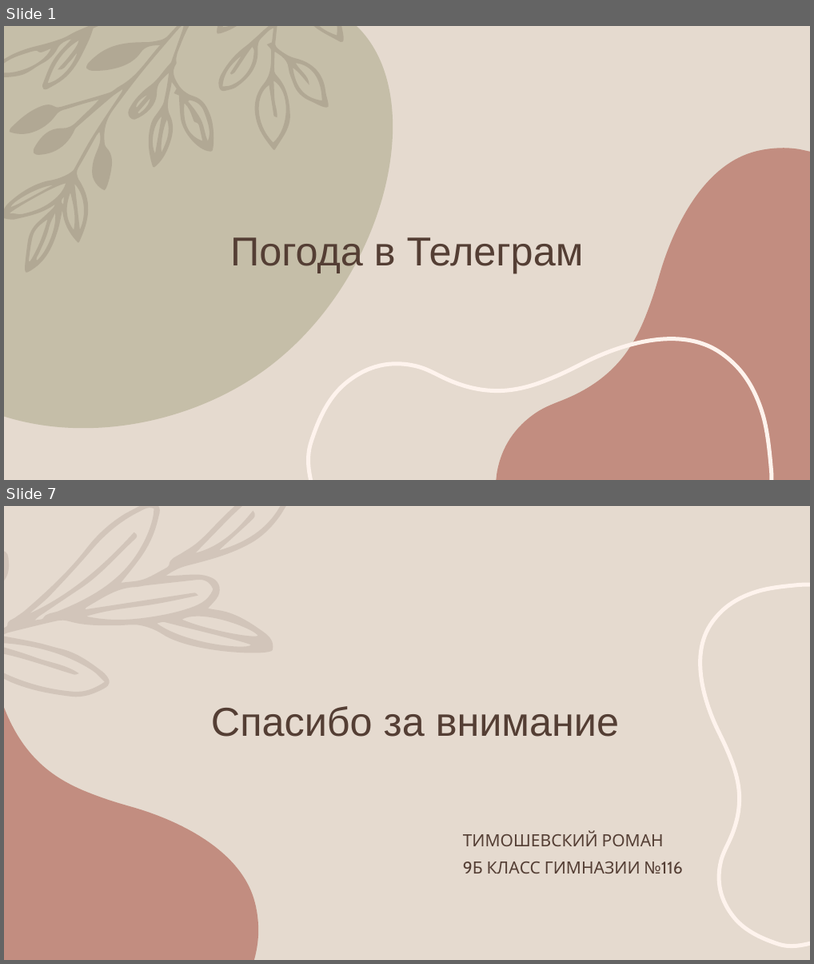
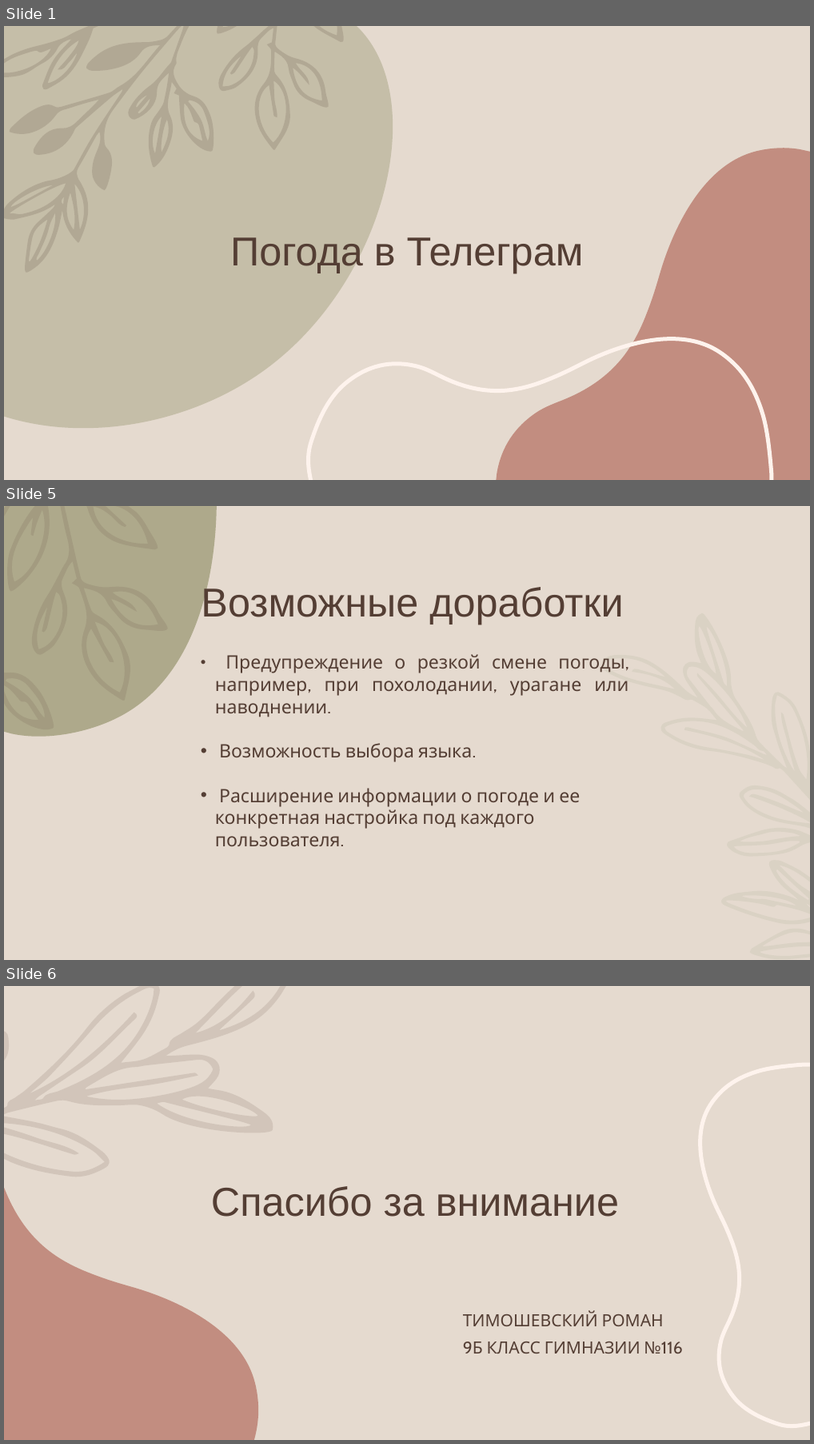
Before and after one commit to Romob1o/WeatherBot, a slide deck: documents/WeatherBot.pptx. Shown one above the other, each under a label of ours: slides 1 and 7 before the commit, slides 1, 5 and 6 after it; the slides between them are not shown. The pictures are 814x964 and 814x1444 pixels, drawn with LibreOffice and Linux fonts; fonts in the diff are those of the drawing; background and template pictures are left out. Boxes give left, top, right and bottom in pixels: in the first picture for what was removed or moved away, otherwise in the second. Text is boxed around its words. In the diff, an @@ line names an element or a change of style, - is before the commit and + after.

```diff
--- a/documents/WeatherBot.pptx
+++ b/documents/WeatherBot.pptx
@@ slide 5 added at bbox=[4, 506, 810, 960], background #E5DACF @@
@@ freeform shape added at bbox=[4, 506, 217, 736], fill #A09D79 at 79% opacity @@
@@ freeform shape added at bbox=[4, 506, 168, 729], fill #543E34 at 12% opacity @@
@@ title added at bbox=[201, 584, 623, 624], 48 pt, text #543E34 @@
+Возможные доработки
@@ freeform shape added at bbox=[602, 613, 810, 959], fill #C6C4AF at 33% opacity @@
@@ text added at bbox=[215, 654, 629, 846], 22 pt, text #543E34 @@
+  • Предупреждение о резкой смене погоды, например, при похолодании, урагане или наводнении.
+  • Возможность выбора языка.
+  • Расширение информации о погоде и ее конкретная настройка под каждого пользователя.
@@ what was slide 7 is now slide 6 @@
```
Also in this commit, not shown: 2 slides changed, 1 other slide added, 3 slides removed.
